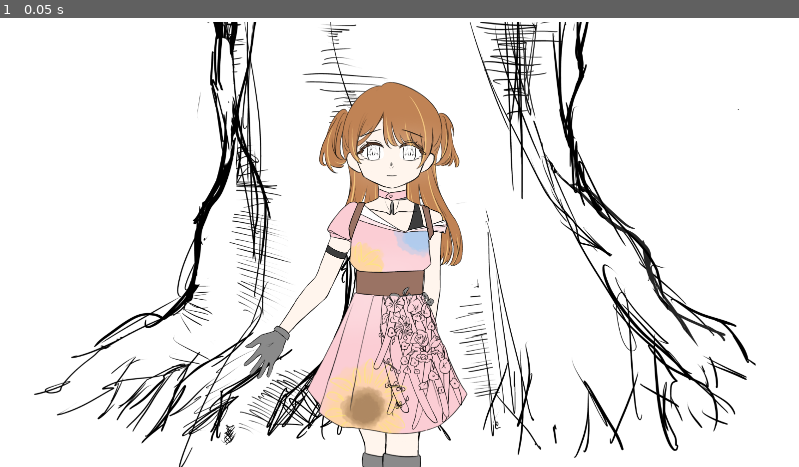
Above: before the commit, frame 1.
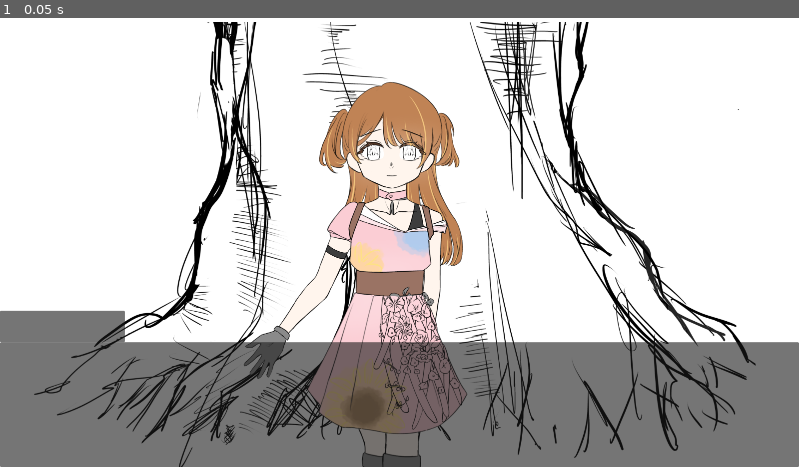
Above: after the commit, the same moment.

Repository: CWZMorro/MrSquirrel
Game: Godot game, scene res://node_2d.tscn
Two runs of this game, one before a commit and one after it. Both use one fixed random seed, a clock stepped at 60 frames per second and the inputs below.
Inputs:
- Up to frame 1 (0.05 s): no input

The runs differ from the first frame. In frame 1, 27% of the frame differs, in the area x 0-100%, y 65-100%.

Commit message:
Added dialog box

Diff:
--- /dev/null
+++ b/assets/DialogBox.tscn
@@ -0,0 +1,30 @@
+[gd_scene format=3 uid="uid://dgk2iwobdsue5"]
+
+[node name="DialogBox" type="Control"]
+layout_mode = 3
+anchors_preset = 15
+anchor_right = 1.0
+anchor_bottom = 1.0
+grow_horizontal = 2
+grow_vertical = 2
+
+[node name="DialogBox" type="PanelContainer" parent="."]
+custom_minimum_size = Vector2(0, 300)
+layout_mode = 1
+anchors_preset = 12
+anchor_top = 1.0
+anchor_right = 1.0
+anchor_bottom = 1.0
+grow_horizontal = 2
+grow_vertical = 0
+
+[node name="SpeakerBox" type="PanelContainer" parent="."]
+custom_minimum_size = Vector2(300, 76)
+layout_mode = 1
+anchors_preset = 2
+anchor_top = 1.0
+anchor_bottom = 1.0
+offset_top = -376.0
+offset_right = 300.0
+offset_bottom = -300.0
+grow_vertical = 0
--- a/node_2d.tscn
+++ b/node_2d.tscn
@@ -1,14 +1,15 @@
-[gd_scene load_steps=3 format=3 uid="uid://w4y4f6b8170h"]
+[gd_scene load_steps=4 format=3 uid="uid://w4y4f6b8170h"]
 
 [ext_resource type="Texture2D" uid="uid://bjt40himk43k" path="res://assets/MainScene.png" id="1_wtcfe"]
 [ext_resource type="PackedScene" uid="uid://dtajpftpjw8kb" path="res://characters/Beverly.tscn" id="2_0e48y"]
+[ext_resource type="PackedScene" uid="uid://dgk2iwobdsue5" path="res://assets/DialogBox.tscn" id="3_epypp"]
 
 [node name="Node2D" type="Node2D"]
 
 [node name="CanvasLayer" type="CanvasLayer" parent="."]
 layer = -1
 
-[node name="TextureRect" type="TextureRect" parent="CanvasLayer"]
+[node name="Background" type="TextureRect" parent="CanvasLayer"]
 anchors_preset = 15
 anchor_right = 1.0
 anchor_bottom = 1.0
@@ -35,3 +36,5 @@
 [node name="Beverly" parent="CanvasLayer2/Control" instance=ExtResource("2_0e48y")]
 position = Vector2(0, -366)
 scale = Vector2(0.8, 0.8)
+
+[node name="Control2" parent="CanvasLayer2" instance=ExtResource("3_epypp")]
